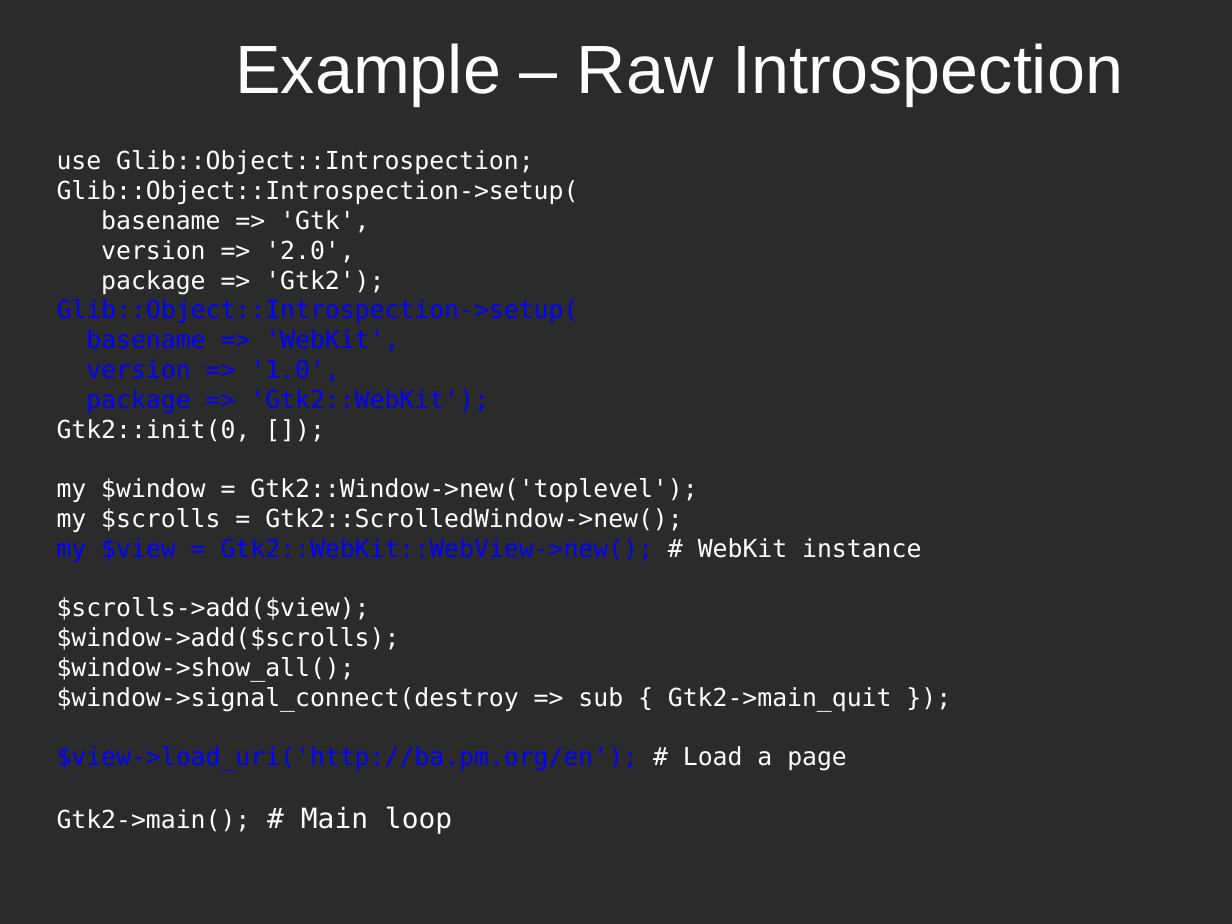
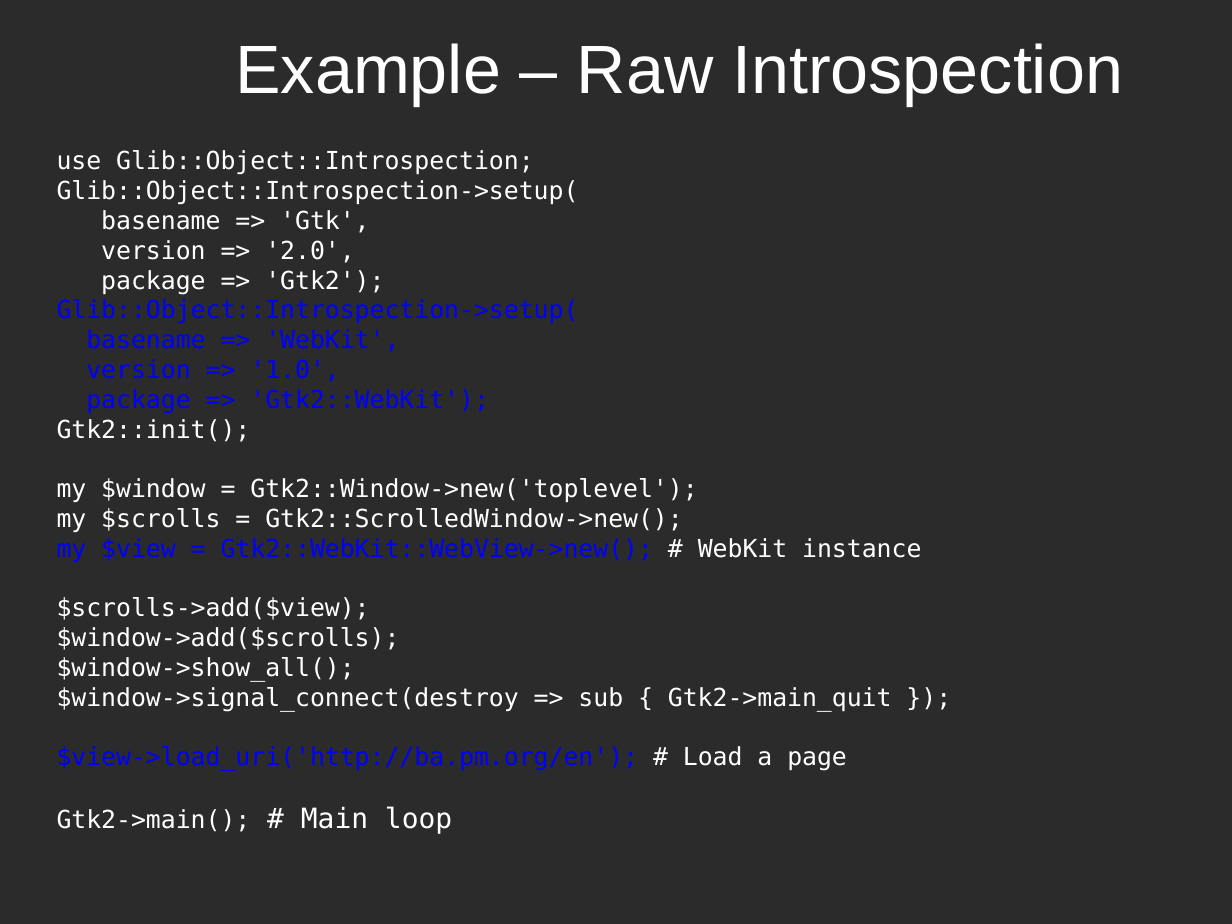
Before and after one commit to potyl/Webkit, a slide deck: slide 12 of WebKit-en.odp. Drawn at 1232x924 pixels with LibreOffice and Linux fonts; fonts in the diff are those of the drawing; background and template pictures are left out; a plain dark background stands for a picture behind light text. Boxes give left, top, right and bottom in pixels: in the first picture for what was removed or moved away, otherwise in the second. Text is boxed around its words. In the diff, an @@ line names an element or a change of style, - is before the commit and + after.

```diff
--- a/WebKit-en.odp
+++ b/WebKit-en.odp
@@ text at [57, 419, 251, 442]: text changed @@
-Gtk2::init(0, []);
+Gtk2::init();
```
Also in this commit, not shown: 1 other slide changed.
